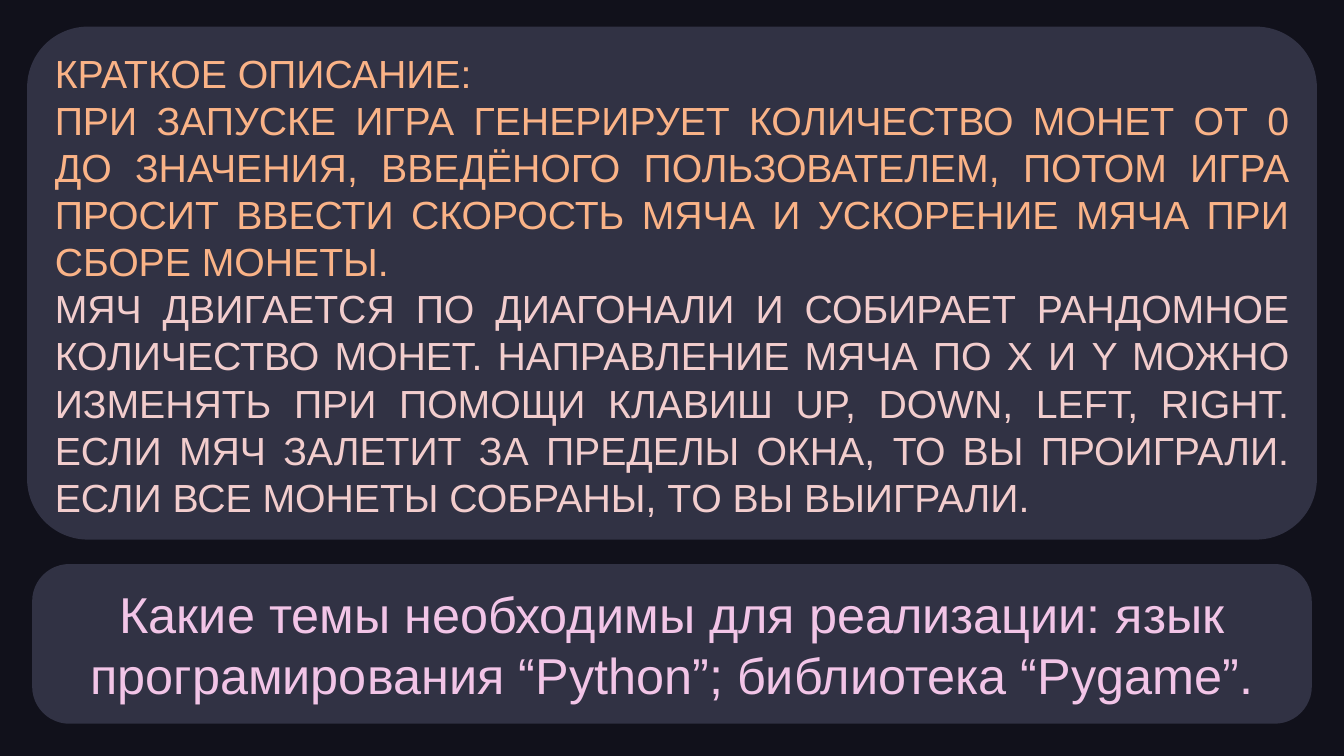
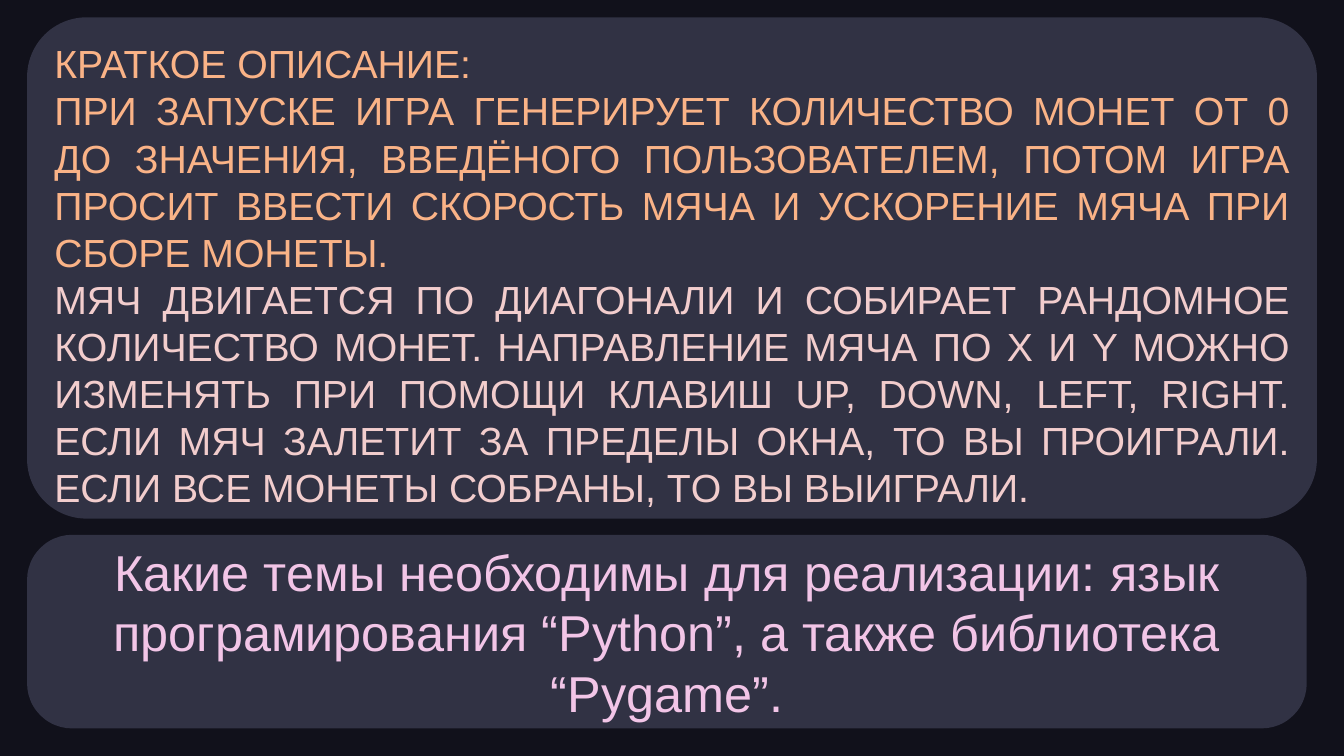
Before and after one commit to zkp3/B_and_CG, a slide deck: slide 2 of Preza.pptx. Drawn at 1344x756 pixels with LibreOffice and Linux fonts; fonts in the diff are those of the drawing. Boxes give left, top, right and bottom in pixels: in the first picture for what was removed or moved away, otherwise in the second. Text is boxed around its words. In the diff, an @@ line names an element or a change of style, - is before the commit and + after.

```diff
--- a/Preza.pptx
+++ b/Preza.pptx
@@ rounded rectangle "КРАТКОЕ ОПИСАНИЕ:": place and size @@
-rounded rectangle "КРАТКОЕ ОПИСАНИЕ:" at [27,26,1318,539]
+rounded rectangle "КРАТКОЕ ОПИСАНИЕ:" at [27,17,1318,518]
@@ rounded rectangle "Какие темы необходимы для реализации: ...": place and size @@
-rounded rectangle "Какие темы необходимы для реализации: ..." at [32,565,1313,724]
+rounded rectangle "Какие темы необходимы для реализации: ..." at [27,535,1308,729]
@@ text in rounded rectangle at [113,554,1220,722]: text changed @@
-Какие темы необходимы для реализации: язык програмирования “Python”; библиотека “Pygame”.
+Какие темы необходимы для реализации: язык програмирования “Python”, а также библиотека “Pygame”.
```
Also in this commit, not shown: 1 other slide changed, 1 other file.
